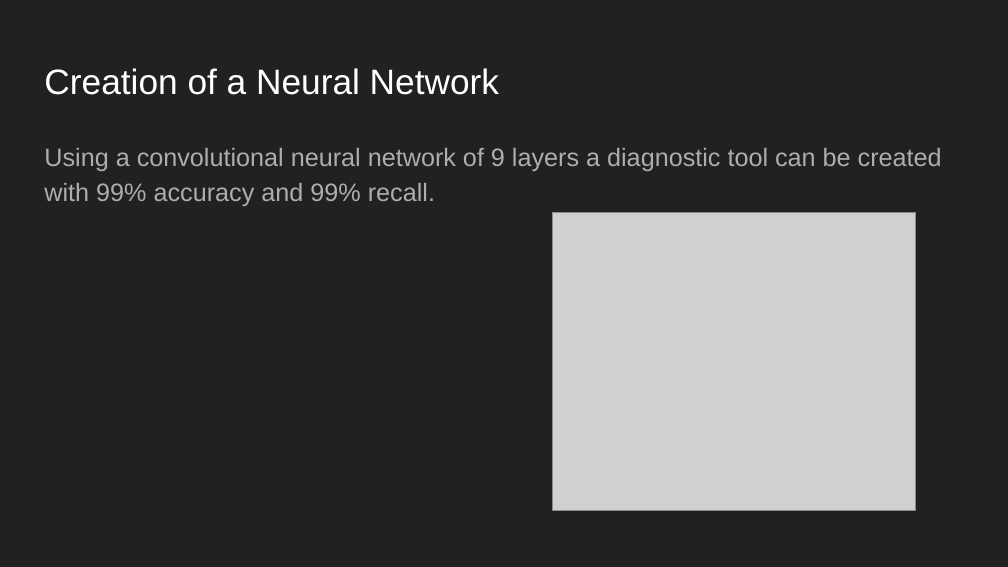
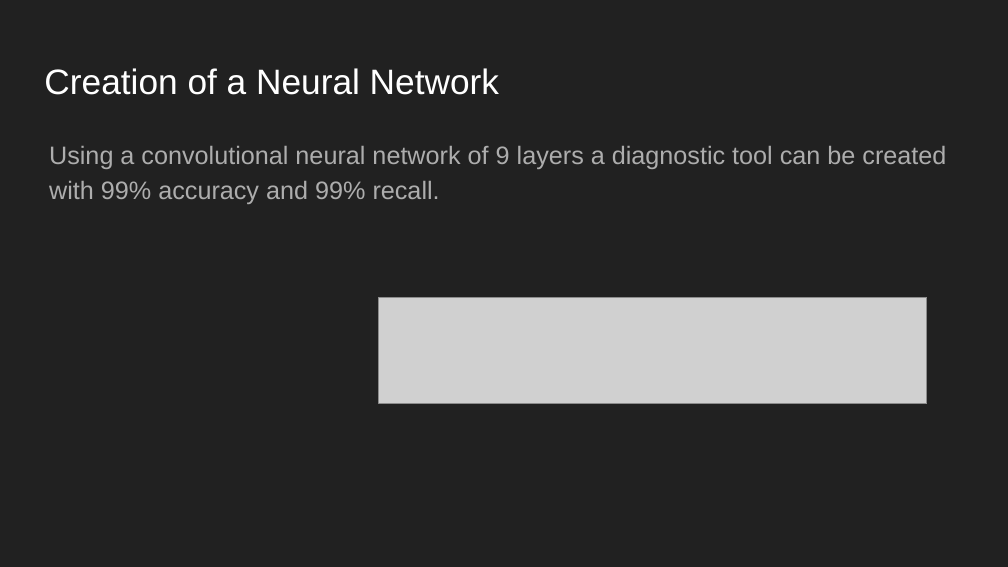
Before and after one commit to andmcllin/Tumor-Prediction-Capstone, a slide deck: slide 4 of Capstone Three Final Slides.pptx. Drawn at 1008x567 pixels with LibreOffice and Linux fonts; fonts in the diff are those of the drawing; grey boxes stand for pictures. Boxes give left, top, right and bottom in pixels: in the first picture for what was removed or moved away, otherwise in the second. Text is boxed around its words. In the diff, an @@ line names an element or a change of style, - is before the commit and + after.

```diff
--- a/Capstone Three Final Slides.pptx
+++ b/Capstone Three Final Slides.pptx
@@ text "Using a convolutional neural network ...": place and size @@
-text "Using a convolutional neural network ..." at (44,148,942,206)
+text "Using a convolutional neural network ..." at (49,146,946,204)
@@ picture: place and size @@
-picture at (552,212,915,510)
+picture at (379,297,927,404)
```
Also in this commit, not shown: 1 other slide changed, 1 slide removed, 1 other file.
